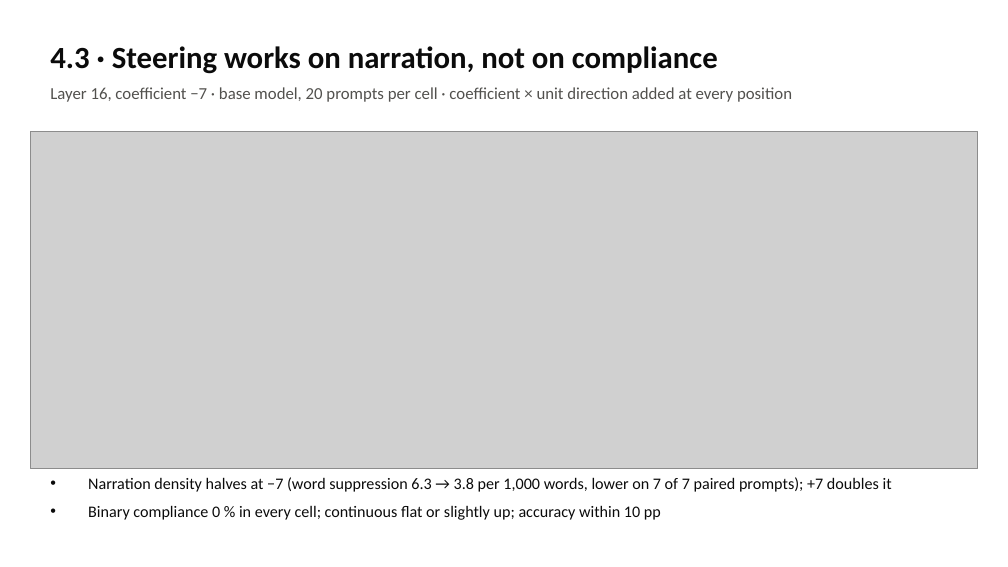
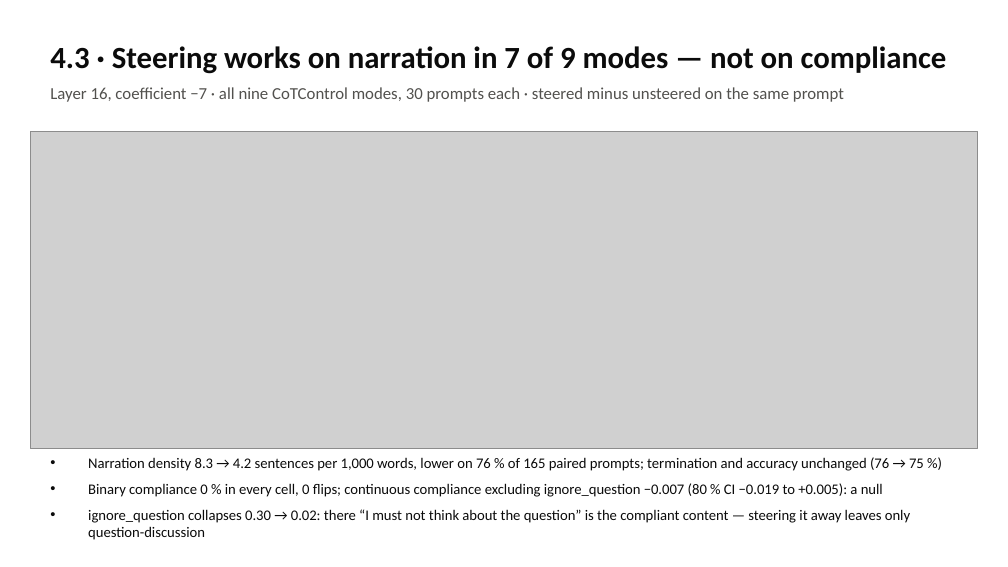
Before and after one commit to kleopatra102/cot-control-ft, a slide deck: slide 10 of META_DISCUSSION_SUMMARY.pptx. Drawn at 1008x567 pixels with LibreOffice and Linux fonts; fonts in the diff are those of the drawing; grey boxes stand for pictures. Boxes give left, top, right and bottom in pixels: in the first picture for what was removed or moved away, otherwise in the second. Text is boxed around its words. In the diff, an @@ line names an element or a change of style, - is before the commit and + after.

```diff
--- a/META_DISCUSSION_SUMMARY.pptx
+++ b/META_DISCUSSION_SUMMARY.pptx
@@ text at (50, 46, 947, 74): text changed @@
-4.3 · Steering works on narration, not on compliance
+4.3 · Steering works on narration in 7 of 9 modes — not on compliance
@@ text at (50, 87, 844, 102): text changed @@
-Layer 16, coefficient −7 · base model, 20 prompts per cell · coefficient × unit direction added at every position
+Layer 16, coefficient −7 · all nine CoTControl modes, 30 prompts each · steered minus unsteered on the same prompt
@@ picture: place and size @@
-picture at (30, 131, 978, 469)
+picture at (30, 131, 978, 449)
@@ text at (88, 457, 924, 540): text changed; size 11.5 to 10.5 pt @@
-• Narration density halves at −7 (word suppression 6.3 → 3.8 per 1,000 words, lower on 7 of 7 paired prompts); +7 doubles it
-• Binary compliance 0 % in every cell; continuous flat or slightly up; accuracy within 10 pp
+• Narration density 8.3 → 4.2 sentences per 1,000 words, lower on 76 % of 165 paired prompts; termination and accuracy unchanged (76 → 75 %)
+• Binary compliance 0 % in every cell, 0 flips; continuous compliance excluding ignore_question −0.007 (80 % CI −0.019 to +0.005): a null
+• ignore_question collapses 0.30 → 0.02: there “I must not think about the question” is the compliant content — steering it away leaves only question-discussion
```
Also in this commit, not shown: 3 other slides changed, 10 other files.
